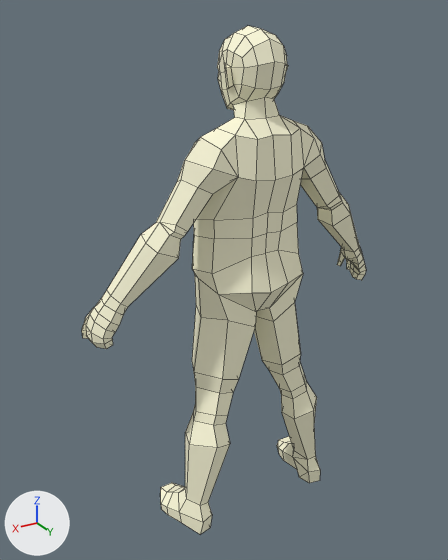
What one commit did to the FBX model Assets/Meshes/Player/Player.fbx.
Both versions are drawn from a camera (50 mm lens) standing at (2.71, 4.13, 4.33) and looking at (0.12, -0.17, 2.18). Every picture has the same lights, and +X, +Y and +Z are marked at lower left. Mesh edges are drawn as thin lines.

Objects in the first picture: 'thiccboi'.
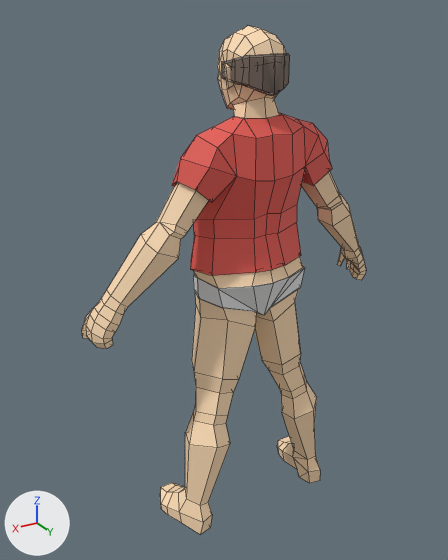
Commit message: Added new player character model

The change, as JSON lines over the scene's bpy script:
```json
{"op": "set", "path": "mat_player.base_color", "old": "(1.0, 0.971, 0.714)", "new": "(1.0, 0.73, 0.468)", "note": "white #fffcdc -> beige #ffdeb6"}
{"op": "add", "block": "mat_player_shirt", "code": ["mat_player_shirt = principled_material('Player.Shirt')", "mat_player_shirt.base_color = (0.8, 0.107, 0.0882)  # red #e75c54", "mat_player_shirt.roughness = 0.69"]}
{"op": "add", "block": "mat_player_knickers", "code": ["mat_player_knickers = principled_material('Player.Knickers')", "mat_player_knickers.base_color = (0.8, 0.8, 0.8)  # white #e7e7e7", "mat_player_knickers.roughness = 0.69"]}
{"op": "add", "block": "mat_player_hair", "code": ["mat_player_hair = principled_material('Player.Hair')", "mat_player_hair.base_color = (0.188, 0.14, 0.112)  # brown #78695e", "mat_player_hair.roughness = 0.69"]}
{"block": "me_mesh_000", "where": "# used by ob_thiccboi; location = (0.0, 0.0, 0.0)"}
{"op": "remove", "block": "me_mesh_000", "code": "me_mesh_000.from_pydata(...)  # 494 vertices, 518 faces; spans x -1.43..1.43, y -0.52..0.38, z -0.02..4.25"}
{"op": "add", "block": "me_mesh_000", "code": "me_mesh_000.from_pydata(...)  # 605 vertices, 631 faces; spans x -1.43..1.43, y -0.54..0.4, z -0.02..4.25"}
{"block": "me_mesh_000", "change": "me_mesh_000 part 1: a new loose piece of 54 vertices spanning x -0.24..0.24, y -0.09..0.33, z 3.78..4.07, in mat_player_hair (brown #78695e)"}
{"block": "me_mesh_000", "change": "me_mesh_000 part 2"}
{"block": "me_mesh_000", "change": "25 vertices are removed from x -0.49..0.49, y -0.41..0.36, z 2.0..3.5"}
{"block": "me_mesh_000", "change": "88 faces are deleted"}
{"block": "me_mesh_000", "change": "26 vertices move from x -0.64..0.64, y -0.52..0.37, z 2.24..3.55 to x -0.71..0.71, y -0.5..0.37, z 2.31..3.62"}
{"block": "me_mesh_000", "change": "82 vertices are added at x -0.68..0.68, y -0.54..0.4, z 1.97..3.61"}
{"block": "me_mesh_000", "change": "40 new faces join them, mat_player_knickers (white #e7e7e7)"}
{"block": "me_mesh_000", "change": "14 new faces join them, mat_player (beige #ffdeb6)"}
{"block": "me_mesh_000", "change": "94 new faces join them, mat_player_shirt (red #e75c54)"}
{"block": "me_mesh_000", "change": "me_mesh_000 part 3: 10 faces spanning x -0.71..0.71, y -0.05..0.37, z 2.7..3.62 switch from mat_player (white #fffcdc) to mat_player_shirt (red #e75c54)"}
{"op": "add", "block": "me_mesh_000", "code": "me_mesh_000.materials.append(mat_player_hair)  # brown #78695e"}
{"op": "add", "block": "me_mesh_000", "code": "me_mesh_000.materials.append(mat_player_knickers)  # white #e7e7e7"}
```

What differs and where, as boxes (x1, y1, x2, y2) in the pictures (448 x 560 px):
```json
{"object": "thiccboi", "change": "recoloured, reshaped", "before": [82, 26, 366, 534], "after": [82, 26, 366, 534], "on screen": "white to beige"}
{"part": 1, "of": "me_mesh_000", "change": "added", "after": [222, 54, 290, 96], "on screen": "brown"}
{"part": 2, "of": "me_mesh_000", "change": "built on", "before": [185, 116, 326, 327], "after": [172, 113, 332, 327]}
{"part": 3, "of": "me_mesh_000", "change": "recoloured", "before": [254, 175, 293, 237], "after": [254, 175, 293, 237], "on screen": "white to red"}
```
